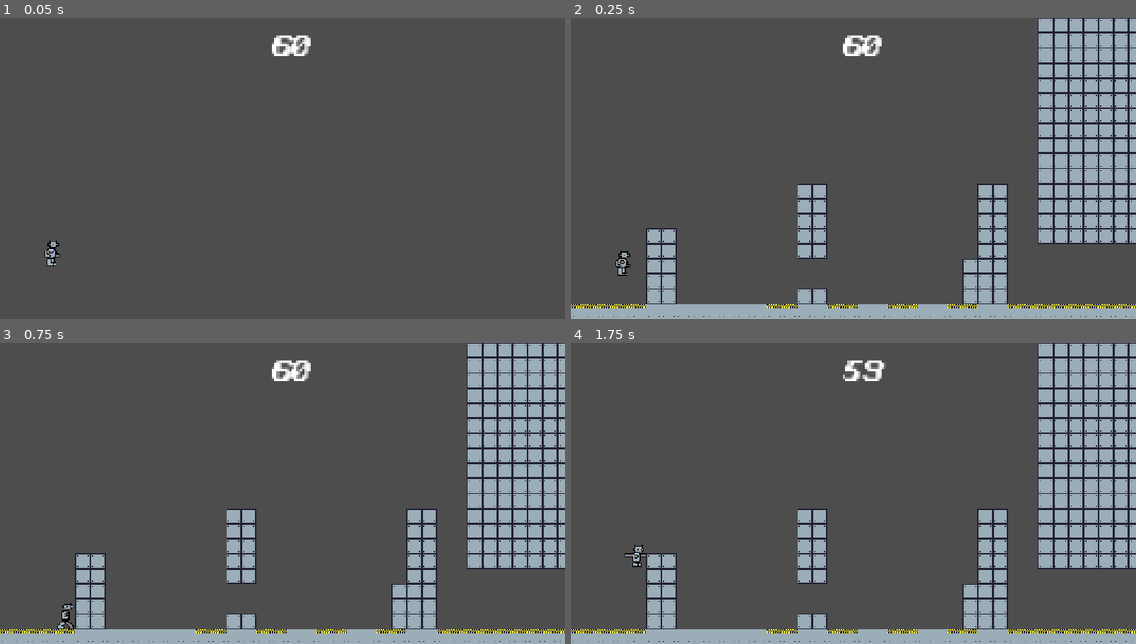
Above: before the commit, frames 1-4 (two rows, left to right).
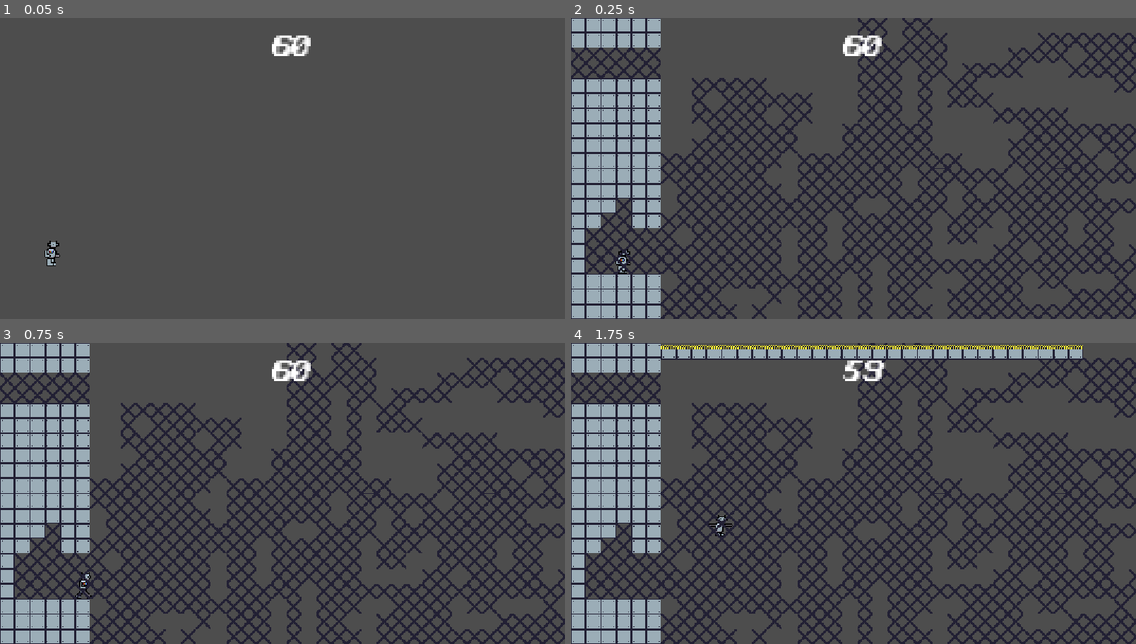
Above: after the commit, the same moments.

Repository: Gamnraa/GMTK2026
Game: Godot game, scene res://MainScene.tscn
The game is run twice, just before and just after one commit, with the same random seed, the same clock (stepped at 60 frames per second) and the same inputs. The engine's default icon, where the game draws it, is replaced by a stand-in: a white triangle on a blue panel in a dark square.
Inputs:
- Up to frame 1 (0.05 s): no input
- Up to frame 2 (0.25 s): no input
- Up to frame 3 (0.75 s): tap Enter (ui_accept) at 0.5 s; hold D (right) from 0.53 s (still down); hold S (ground_pound) from 0.53 s (still down)
- Up to frame 4 (1.75 s): keep holding D (right); tap Space (jump) at 0.77, 1.52 s; release S (ground_pound) at 1.28 s; tap S (ground_pound) at 1.35 s

Frame 1 is identical in both runs. In frame 2, 49% of the frame differs, in the area x 0-100%, y 0-100%; in frame 3, 49%; in frame 4, 52%.

Commit message:
Update Global.gd

Diff:
--- a/gmtk-2026/Scripts/Global.gd
+++ b/gmtk-2026/Scripts/Global.gd
@@ -6,7 +6,7 @@
 var PauseTime = false
 
 var score = 0
-var level = 0
+var level = 28
 var deaths = 0
 var is_ingame = false
 var is_gameover = false
@@ -16,7 +16,7 @@
 
 var levels = [
 	"01", "02", "03", "04", "05", "06", "07", "08", "09", "10", "11", "12", "13", "14", "15",
-	"16", "17", "18", "19", "20", "21", "22", "23", "24", "25", "26", "27", "28", "29", "30"
+	"16", "17", "18", "19", "20", "21", "22", "23", "24", "25", "26", "27", "28", "29"
 ]
 
 func _ready():
